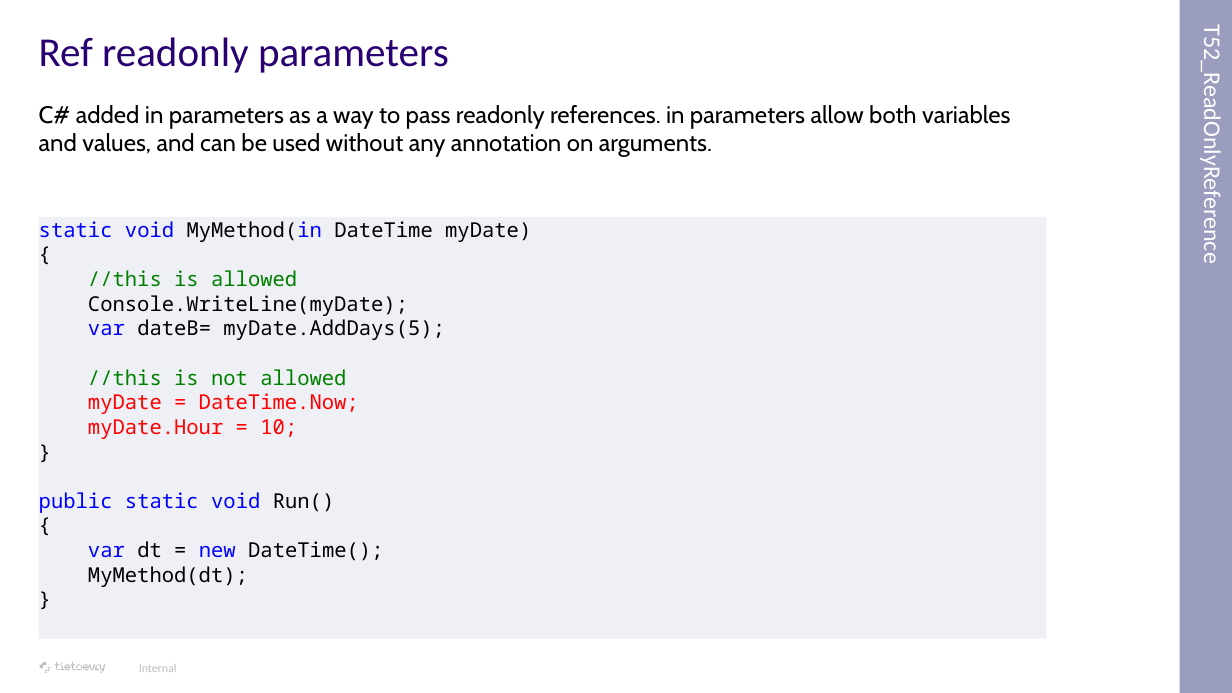
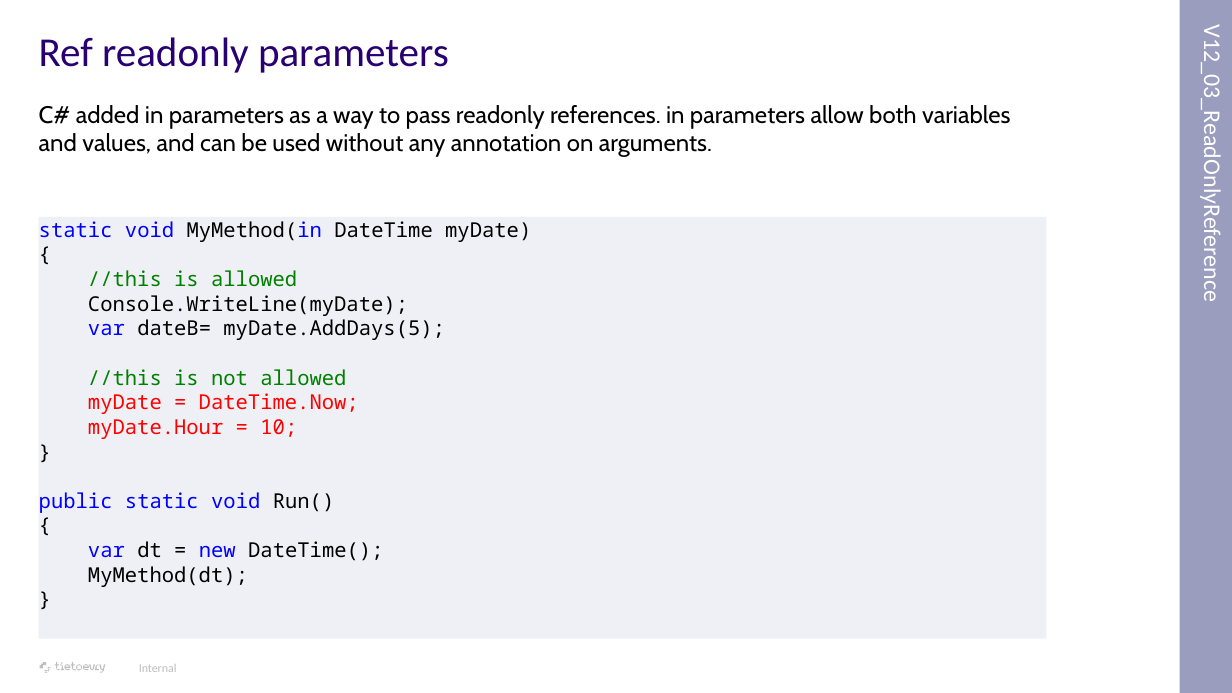
Before and after one commit to tomas-frankl/CSharpNewFeatures, a slide deck: slide 45 of Doc/New C# features.pptx. Drawn at 1232x693 pixels with LibreOffice and Linux fonts; fonts in the diff are those of the drawing; background and template pictures are left out. Boxes give left, top, right and bottom in pixels: in the first picture for what was removed or moved away, otherwise in the second. Text is boxed around its words. In the diff, an @@ line names an element or a change of style, - is before the commit and + after.

```diff
--- a/Doc/New C# features.pptx
+++ b/Doc/New C# features.pptx
@@ text in rectangle at [1198,52,1227,294]: text changed @@
-T52_ReadOnlyReference
+V12_03_ReadOnlyReference
```
Also in this commit, not shown: 34 other slides changed, 45 other files.
